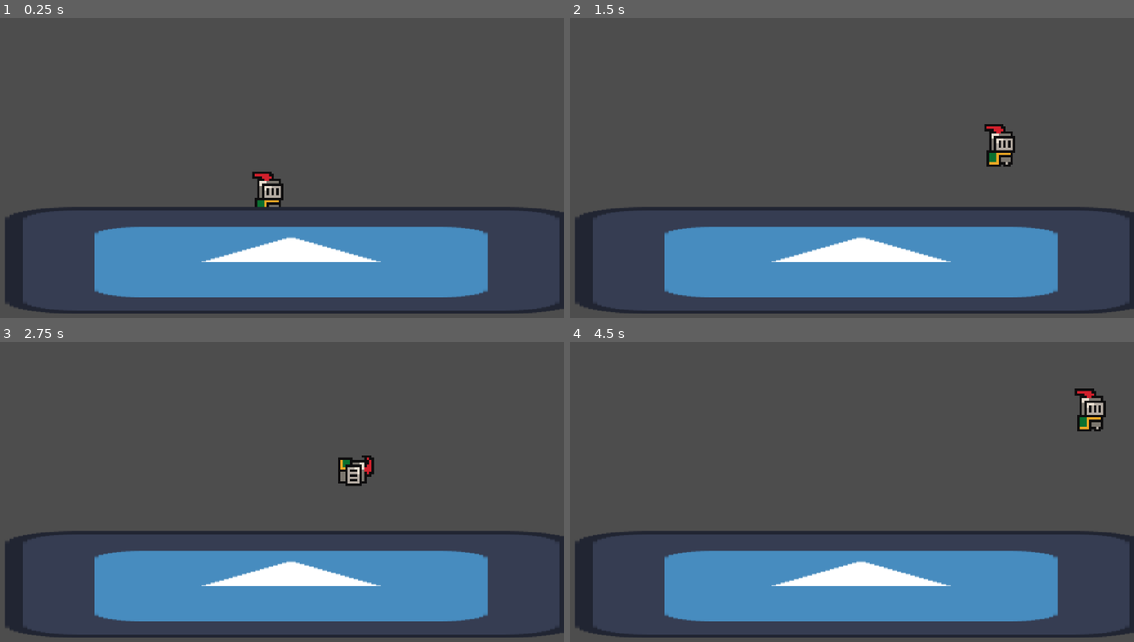
Above: before the commit, frames 1-4 (two rows, left to right).
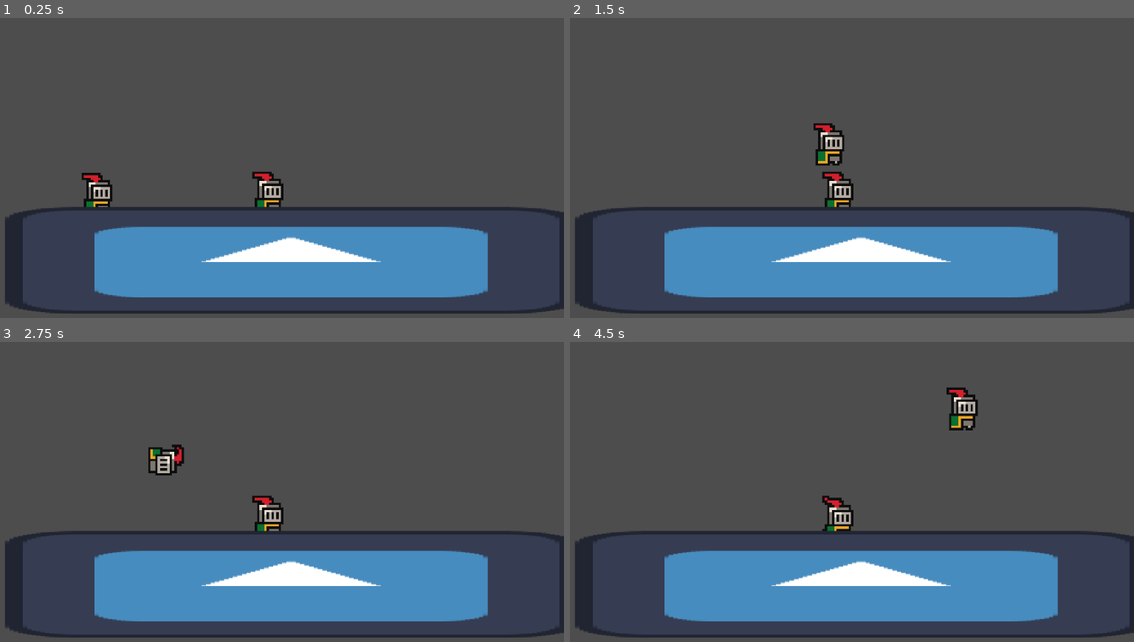
Above: after the commit, the same moments.

Repository: jible/Platform-fighter
Game: Godot game, scene res://scenes/test_scene.tscn
The game is run twice, just before and just after one commit, with the same random seed, the same clock (stepped at 60 frames per second) and the same inputs. The engine's default icon, where the game draws it, is replaced by a stand-in: a white triangle on a blue panel in a dark square.
Inputs:
- Up to frame 1 (0.25 s): no input
- Up to frame 2 (1.5 s): tap Enter at 0.5 s; hold D (move_right) from 0.53 s (still down); tap Shift at 0.6 s; tap Space at 0.77 s; tap E at 1.35 s
- Up to frame 3 (2.75 s): tap Space at 1.52 s; release D (move_right) at 2.03 s; hold A (move_left) from 2.03 s (still down); tap Shift at 2.1 s
- Up to frame 4 (4.5 s): release A (move_left) at 2.78 s; hold D (move_right) 2.78-4.28 s; tap E at 2.85, 4.35 s; tap Space at 3.02, 3.77 s; tap Shift at 3.6 s; hold A (move_left) from 4.28 s (still down)

The runs differ from the first frame. In frame 1, 0.5% of the frame differs, in the area x 14-20%, y 51-64%; in frame 2, 1.7%, in the area x 43-79%, y 35-64%; in frame 3, 1.5%; in frame 4, 1.7%.

Commit message:
Input Refactor
When using multiple characters, inputs were glitchy for keyboard. Refactored keyboard direction inputs.

Began knockback code  on health script and specialized characterbody script

Removed scale handler. It was overcomplicating things and the hitbox scale issue is not to big of an inconvenience.

Diff:
--- a/platform-fighter/characters/base_character.tscn
+++ b/platform-fighter/characters/base_character.tscn
@@ -1,11 +1,10 @@
-[gd_scene load_steps=14 format=3 uid="uid://e6cxo5jrheb1"]
+[gd_scene load_steps=13 format=3 uid="uid://e6cxo5jrheb1"]
 
 [ext_resource type="Script" uid="uid://d2chktcb8jb34" path="res://components/for_characters/base_character.gd" id="1_vnujj"]
 [ext_resource type="Script" uid="uid://b6mi77c7lmq4a" path="res://components/for_characters/physics_related/character_body.gd" id="2_a5pmx"]
 [ext_resource type="Script" uid="uid://baystk6bdn1w1" path="res://components/for_characters/animation_related/sprite_manager.gd" id="3_o2sve"]
 [ext_resource type="Script" uid="uid://sukry204wfhf" path="res://components/for_characters/state_helpers/character_state_machine.gd" id="4_om1db"]
 [ext_resource type="Script" uid="uid://rqjacinosm0v" path="res://components/for_characters/state_helpers/behavior_manager.gd" id="8_a1fmy"]
-[ext_resource type="Script" uid="uid://c834v552g5fe3" path="res://components/for_characters/scale_handler.gd" id="10_retdq"]
 [ext_resource type="Script" uid="uid://dh6rrb5uvquv4" path="res://components/for_characters/hitbox_hurtbox/health.gd" id="13_5ygvn"]
 [ext_resource type="Script" uid="uid://cyx5u1bdbim25" path="res://components/for_characters/animation_related/animation_updater.gd" id="15_2f3ic"]
 [ext_resource type="Script" uid="uid://dfn5xpobmmdm4" path="res://components/for_characters/animation_related/animation_player.gd" id="17_iht17"]
@@ -59,6 +58,7 @@
 character_body = NodePath("../CharacterBody")
 
 [node name="StateMachine" type="Node2D" parent="SpriteManager" node_paths=PackedStringArray("base_character")]
+scale = Vector2(0.0666667, 0.0666667)
 script = ExtResource("4_om1db")
 base_character = NodePath("../..")
 metadata/_custom_type_script = "uid://sukry204wfhf"
@@ -84,11 +84,6 @@
 animation_player = NodePath("../../AnimationPlayer")
 input_handler = NodePath("../../InputHandler")
 
-[node name="ScaleHandler" type="Node" parent="Tools" node_paths=PackedStringArray("base_character", "state_machine")]
-script = ExtResource("10_retdq")
-base_character = NodePath("../..")
-state_machine = NodePath("../../SpriteManager/StateMachine")
-
 [node name="InputHandler" type="Node" parent="." node_paths=PackedStringArray("base_character")]
 script = ExtResource("18_cgfyo")
 base_character = NodePath("..")
@@ -102,6 +97,7 @@
 
 [connection signal="landed" from="CharacterBody" to="CharacterBody" method="_on_landed"]
 [connection signal="lock_level_changed" from="CharacterBody" to="CharacterBody/BehaviorManager" method="_on_base_player_lock_level_changed"]
+[connection signal="knockback" from="CharacterBody/Health" to="CharacterBody" method="_on_health_knockback"]
 [connection signal="state_changed" from="SpriteManager/StateMachine" to="CharacterBody" method="_on_state_machine_state_changed"]
 [connection signal="state_changed" from="SpriteManager/StateMachine" to="CharacterBody/BehaviorManager" method="_on_state_machine_state_changed"]
 [connection signal="state_changed" from="SpriteManager/StateMachine" to="AnimationPlayer" method="_on_state_machine_state_changed"]
--- a/platform-fighter/characters/input_manager.gd
+++ b/platform-fighter/characters/input_manager.gd
@@ -15,6 +15,9 @@
 var drift_threshold = .1
 signal button_event(button_name: String, device: int, event_type: button_event_type, axis:Vector2)
 
+@export var keyboard_char_num: int = 0
+
+
 @onready var current_controller_states: Array[ControllerState] = [
 	ControllerState.new(),
 	ControllerState.new(),
@@ -25,6 +28,10 @@
 	KEY_SHIFT: "B",
 	KEY_E:"A",
 	KEY_SPACE:"X",
+}
+
+#TODO Change these dicionaries from consts to support customization
+const keyboard_direction: Dictionary = {
 	KEY_W: "left_up",
 	KEY_S: "left_down",
 	KEY_A: "left_left",
@@ -85,28 +92,34 @@
 				button_event_type.STICK_MOVE,
 				current_controller_states[event.device].sticks[stick_num]
 			)
+
 	elif event is InputEventKey:
 		button = keyboard_controls.get(event.keycode, null)
+		if !button: button = keyboard_direction.get(event.keycode, null)
 		if !button:return
+
 		var dir_keys = {
 			"left_up":Vector2.UP,
 			"left_down":Vector2.DOWN,
 			"left_left":Vector2.LEFT,
 			"left_right":Vector2.RIGHT,
 		}
-		# TODO Keyboard inputs are funky. I think the sticks get normalized differently
-		# The diagonal dash feels different now.
+
 		if button in dir_keys.keys():
-			var dir_vector = dir_keys[button]
+			print(button)
+
 			var stick_num = 0
-			dir_vector = dir_vector * (-1 if event.is_released() else 1)
-			dir_vector = current_controller_states[0].sticks[stick_num] + dir_vector
-			dir_vector.x = clamp(dir_vector.x, -1, 1)
-			dir_vector.y = clamp(dir_vector.y, -1, 1)
-			current_controller_states[0].sticks[stick_num] = dir_vector
+			var dir_vector = Vector2.ZERO
+
+
+			for dir in keyboard_direction.keys():
+				if Input.is_key_pressed(dir):
+					dir_vector += dir_keys[keyboard_direction[dir]]
+
+			current_controller_states[keyboard_char_num].sticks[stick_num] = dir_vector
 			return
 		var event_type = button_event_type.PRESSED if event.pressed else button_event_type.RELEASED
-		button_event.emit(button,event.device, event_type, Vector2.ZERO)
+		button_event.emit(button,keyboard_char_num, event_type, Vector2.ZERO)
 
 func _physics_process(_delta):
 	#current_controller_states[0] = current_controller_states[0].get_copy()
--- a/platform-fighter/characters/test_character/test_character.tscn
+++ b/platform-fighter/characters/test_character/test_character.tscn
@@ -15,7 +15,7 @@
 [ext_resource type="Script" uid="uid://7d1kkrb1hnsn" path="res://components/for_characters/default_states/ariel.gd" id="14_q6174"]
 
 [sub_resource type="CircleShape2D" id="CircleShape2D_q6174"]
-radius = 7.4
+radius = 100.0
 
 [sub_resource type="Animation" id="Animation_d86wp"]
 loop_mode = 1
@@ -163,7 +163,7 @@
 "times": PackedFloat32Array(0),
 "transitions": PackedFloat32Array(1),
 "update": 1,
-"values": [Vector2(17, 1)]
+"values": [Vector2(250, 100)]
 }
 tracks/3/type = "value"
 tracks/3/imported = false
@@ -279,7 +279,7 @@
 metadata/_custom_type_script = "uid://cmitgdh8qbd2q"
 
 [node name="hitbox" parent="SpriteManager/StateMachine/Punch" index="0" node_paths=PackedStringArray("collision_shape", "base_character") instance=ExtResource("5_ktjrq")]
-position = Vector2(17, 1)
+position = Vector2(250, 100)
 collision_shape = NodePath("@CollisionShape2D@33277")
 base_character = NodePath("../../../..")
 damage = 5.0
@@ -290,7 +290,6 @@
 debug_color = Color(0.180392, 0.627451, 0.423529, 0.47451)
 
 [node name="Dash" type="Node2D" parent="SpriteManager/StateMachine" index="1" node_paths=PackedStringArray("input_handler", "base_character", "state_machine", "character_body")]
-scale = Vector2(0.0666667, 0.0666667)
 script = ExtResource("7_ey8be")
 input_handler = NodePath("../../../InputHandler")
 base_character = NodePath("../../..")
@@ -301,7 +300,6 @@
 metadata/_custom_type_script = "uid://cmitgdh8qbd2q"
 
 [node name="Idle" type="Node2D" parent="SpriteManager/StateMachine" index="2" node_paths=PackedStringArray("base_character", "state_machine", "character_body")]
-scale = Vector2(0.0666667, 0.0666667)
 script = ExtResource("11_kwm21")
 base_character = NodePath("../../..")
 state_machine = NodePath("..")
@@ -309,7 +307,6 @@
 metadata/_custom_type_script = "uid://cmitgdh8qbd2q"
 
 [node name="Jump" type="Node2D" parent="SpriteManager/StateMachine" index="3" node_paths=PackedStringArray("base_character", "state_machine", "character_body")]
-scale = Vector2(0.0666667, 0.0666667)
 script = ExtResource("12_ywsa4")
 base_character = NodePath("../../..")
 state_machine = NodePath("..")
@@ -317,7 +314,6 @@
 metadata/_custom_type_script = "uid://cmitgdh8qbd2q"
 
 [node name="Walk" type="Node2D" parent="SpriteManager/StateMachine" index="4" node_paths=PackedStringArray("base_character", "state_machine", "character_body")]
-scale = Vector2(0.0666667, 0.0666667)
 script = ExtResource("13_n13b4")
 base_character = NodePath("../../..")
 state_machine = NodePath("..")
@@ -325,7 +321,6 @@
 metadata/_custom_type_script = "uid://cmitgdh8qbd2q"
 
 [node name="Aerial" type="Node2D" parent="SpriteManager/StateMachine" index="5" node_paths=PackedStringArray("base_character", "state_machine", "character_body")]
-scale = Vector2(0.0666667, 0.0666667)
 script = ExtResource("14_q6174")
 base_character = NodePath("../../..")
 state_machine = NodePath("..")
--- a/platform-fighter/components/for_characters/hitbox_hurtbox/health.gd
+++ b/platform-fighter/components/for_characters/hitbox_hurtbox/health.gd
@@ -6,16 +6,19 @@
 Decides knock back
 """
 
+signal knockback( kb_vector :Vector2)
+
 @export var base_character: BaseCharacter
 @export var state_machine: CharacterStateMachine
 
+@export var starting_health: float = 10
 
 var health: float = 0
 
 func _ready():
+	health = starting_health
 	connect_hurtboxes(state_machine)
 	pass
-
 
 func connect_hurtboxes(base):
 	for child in base.get_children():
@@ -23,10 +26,26 @@
 			child.hit_by.connect(hit_by)
 		connect_hurtboxes(child)
 
+func hit_by(hitbox:Hitbox, _hurtbox):
+	health -= hitbox.damage
+	handle_kb(hitbox)
 
-func hit_by(hitbox, _hurtbox):
-	health -= hitbox.damage
-	print("health: " + str(health) )
+	# if there is super armor, it should be accounted for here.
+func handle_kb(hitbox:Hitbox):
 	# Extract knock back and direction from hitbox and decide apply that via mobility manager
 	# and handle state change
 	# And consider super armor if that is a thing
+	var kb_vector = hitbox.knockback_vector
+	var kb_base_magnitude = hitbox.knockback_magnitude
+
+	#Don't do knopckback or stun if no knockback
+	if kb_base_magnitude == 0:return
+
+	var impulse_velocity_vector = kb_vector * kb_base_magnitude * 1/health
+
+	# Originally directly caleld character body, but this is better if you make non player obj/char
+	# that reacts uniquely
+	knockback.emit(impulse_velocity_vector)
+
+	# Maybe change this to a behavior
+	state_machine.change_state("knocback")
--- a/platform-fighter/components/for_characters/physics_related/character_body.gd
+++ b/platform-fighter/components/for_characters/physics_related/character_body.gd
@@ -154,8 +154,6 @@
 func set_uncapped_velocity(new_velocity):
 	velocity = new_velocity
 
-
-
 func set_lock_level(new_lock_level: CharacterState.LockLevel):
 	if lock_level != new_lock_level:
 		lock_level = new_lock_level
@@ -164,3 +162,7 @@
 
 func _on_state_machine_state_changed(new_state_node):
 	current_state_type = new_state_node.state_type
+
+
+func _on_health_knockback(kb_vector):
+	set_uncapped_velocity(kb_vector)
--- a/platform-fighter/components/for_characters/scale_handler.gd
+++ /dev/null
@@ -1,15 +0,0 @@
-@tool
-class_name ScaleHandler
-extends Node
-
-'''
-This script simply sets the state machine's scale to the inverse of the base character.
-This way, the hitboxes follow the sprite manager without inheriting the increased scale
-'''
-
-@export var base_character:BaseCharacter
-@export var state_machine:CharacterStateMachine
-
-func _process(delta):
-	if Engine.is_editor_hint():
-		state_machine.scale = Vector2(1/base_character.scale.x, 1/base_character.scale.y)
--- a/platform-fighter/scenes/test_scene.tscn
+++ b/platform-fighter/scenes/test_scene.tscn
@@ -17,7 +17,16 @@
 
 [node name="PlayScene" parent="." instance=ExtResource("3_qjeyg")]
 
-[node name="BaseCharacter" parent="PlayScene/CharacterHolder" index="0" node_paths=PackedStringArray("play_scene_manager") instance=ExtResource("5_qjeyg")]
+[node name="InputManager" parent="PlayScene" index="1"]
+keyboard_char_num = 1
+
+[node name="TestCharacter2" parent="PlayScene/CharacterHolder" index="0" node_paths=PackedStringArray("play_scene_manager") instance=ExtResource("5_qjeyg")]
+play_scene_manager = NodePath("../..")
+
+[node name="TestCharacter" parent="PlayScene/CharacterHolder" index="1" node_paths=PackedStringArray("play_scene_manager") instance=ExtResource("5_qjeyg")]
+position = Vector2(-1077, -52)
+team_number = 1
+player_number = 1
 play_scene_manager = NodePath("../..")
 
 [node name="stage" type="StaticBody2D" parent="PlayScene"]
@@ -35,7 +44,7 @@
 texture = ExtResource("1_j8ivh")
 
 [node name="Hurtbox" type="Area2D" parent="PlayScene"]
-collision_layer = 2
+collision_layer = 4
 collision_mask = 0
 script = ExtResource("4_7ddre")
 metadata/_custom_type_script = "uid://bm3an7ro8eqsd"
Not shown, removed: platform-fighter/components/for_characters/scale_handler.gd.uid
